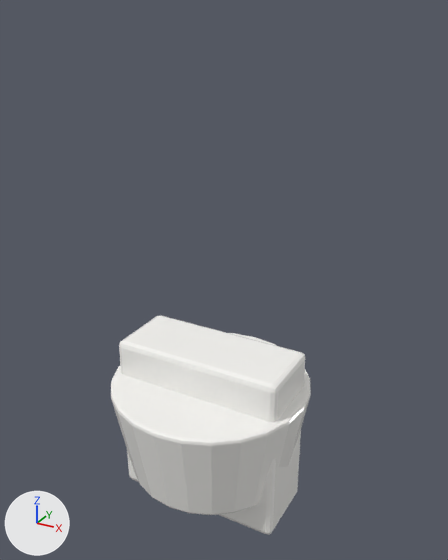
Two versions of the glTF model public/models/authoring/plumbing-toilet.glb, one commit apart.
Rendered twice from a camera (50 mm lens) standing at (0.585, -1.004, 0.854) and looking at (0.012, 0.037, 0.334). Every picture has the same lights, and +X, +Y and +Z are marked at lower left. The first picture is the older version. Where no turn or scale is listed for an object, it has been applied to the vertices. Vertices at exactly the same position are counted once.

Names of what the first picture shows: 'Bowl', 'Tank'.
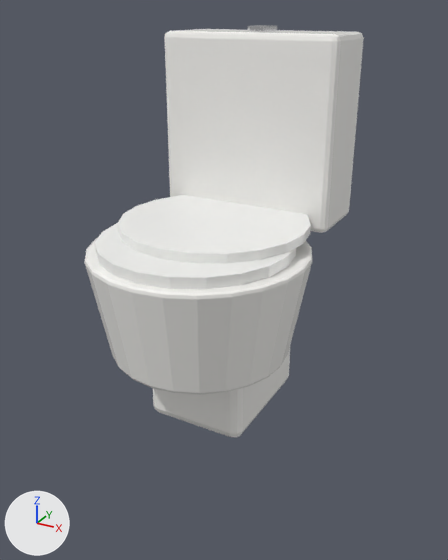
What changed in the scene script:
```text
Change me_bowl_005:
    used by ob_bowl; location = (0.0, 0.0, 0.0)
    remove me_bowl_005.from_pydata(...)  # 144 vertices, 284 faces; spans x -0.219..0.219, y -0.219..0.219, z -0.11..0.11
    add me_bowl_005.from_pydata(...)  # 144 vertices, 284 faces; spans x -0.219..0.219, y -0.259..0.179, z 0.21..0.43
    me_bowl_005 part 1: the whole mesh is moved by (0.0, -0.04, 0.32)
Change me_flush_001:
    used by ob_flush; location = (0.0, 0.0, 0.0)
    remove me_flush_001.from_pydata(...)  # 24 vertices, 44 faces; spans x -0.03..0.03, y -0.03..0.03, z -0.005..0.005
    add me_flush_001.from_pydata(...)  # 24 vertices, 44 faces; spans x -0.03..0.03, y 0.19..0.25, z 0.81..0.82
    me_flush_001 part 2: the whole mesh is moved by (0.0, 0.22, 0.815)
Change me_lid_001:
    used by ob_lid; location = (0.0, 0.0, 0.0)
    remove me_lid_001.from_pydata(...)  # 40 vertices, 76 faces; spans x -0.19..0.19, y -0.19..0.19, z -0.009..0.009
    add me_lid_001.from_pydata(...)  # 40 vertices, 76 faces; spans x -0.19..0.19, y -0.17..0.21, z 0.451..0.469
    me_lid_001 part 3: the whole mesh is moved by (0.0, 0.02, 0.46)
Change me_seat_003:
    used by ob_seat_002; location = (0.0, 0.0, 0.0)
    remove me_seat_003.from_pydata(...)  # 40 vertices, 76 faces; spans x -0.19..0.19, y -0.19..0.19, z -0.011..0.011
    add me_seat_003.from_pydata(...)  # 40 vertices, 76 faces; spans x -0.19..0.19, y -0.24..0.14, z 0.429..0.451
    me_seat_003 part 4: the whole mesh is moved by (0.0, -0.05, 0.44)
Change me_tank_002:
    used by ob_tank; location = (0.0, 0.0, 0.0)
    remove me_tank_002.from_pydata(...)  # 56 vertices, 108 faces; spans x -0.19..0.19, y -0.08..0.08, z -0.19..0.19
    add me_tank_002.from_pydata(...)  # 56 vertices, 108 faces; spans x -0.19..0.19, y 0.14..0.3, z 0.43..0.81
    me_tank_002 part 5: the whole mesh is moved by (0.0, 0.22, 0.62)
```

Boxes [x1, y1, x2, y2] around the edits, measured in the pictures (448 x 560 px):
'Tank', moved: before [119, 316, 305, 534]; after [164, 29, 364, 233]
'Bowl', moved: before [111, 333, 311, 515]; after [84, 238, 312, 395]
'Lid', moved (not visible before): after [118, 195, 311, 264]
'Seat.002', moved (not visible before): after [95, 223, 296, 289]
'Flush', moved (not visible before): after [247, 25, 277, 32]
'Trap', unchanged, uncovered by the edit: after [153, 348, 290, 437]
